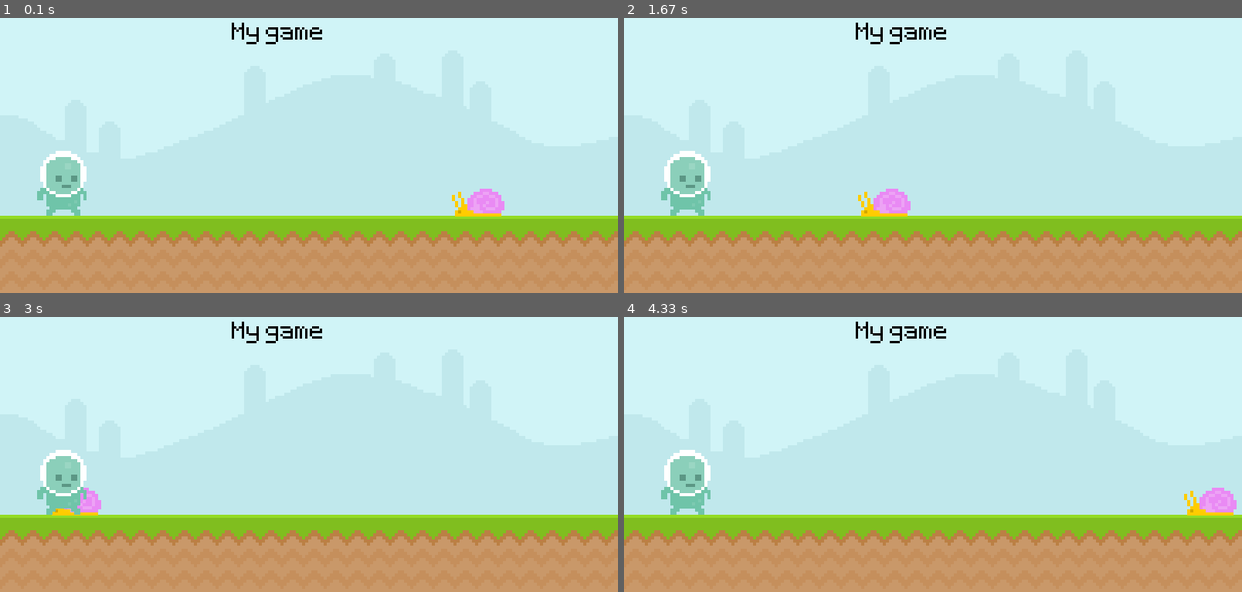
Above: before the commit, frames 1-4 (two rows, left to right).
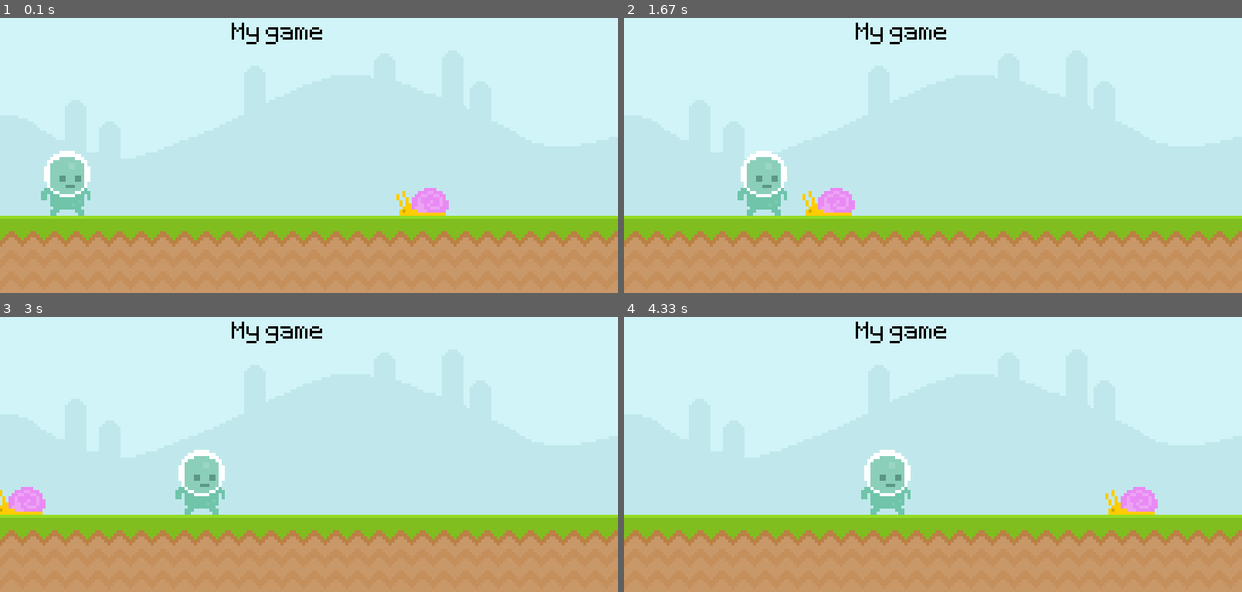
Above: after the commit, the same moments.

Repository: dimkauzh/Pygame-Platformer
Game: pygame game, started from main.py
Two runs of this game, one before a commit and one after it. Both use one fixed random seed, a clock stepped at 60 frames per second and the inputs below.
Inputs:
- Up to frame 1 (0.1 s): no input
- Up to frame 2 (1.67 s): no input
- Up to frame 3 (3 s): no input
- Up to frame 4 (4.33 s): no input

The runs differ from the first frame. In frame 1, 1.9% of the frame differs, in the area x 6-82%, y 48-73%; in frame 2, 4.1%, in the area x 6-47%, y 48-73%; in frame 3, 3.7%; in frame 4, 4.1%.

Commit message:
Update main.py

Diff:
--- a/main.py
+++ b/main.py
@@ -16,8 +16,9 @@
 font = pygame.font.Font("font/Pixeltype.ttf", 50)
 
 # Positions
+mouse_pos = pygame.mouse.get_pos()
 snail_x_pos = 600
-snail_y_pos = 265
+snail_y_pos = 300
 player_x_pos = 80
 player_y_pos = 300
 
@@ -33,8 +34,8 @@
     screen.blit(sky_surface, (0, 0))
     screen.blit(ground_surface, (0, 300))
     screen.blit(text_surface, (300, 50))
-    screen.blit(snail_surface, (snail_x_pos, snail_y_pos))
-    screen.blit(player_surface, (player_rect))
+    screen.blit(snail_surface, snail_rect)
+    screen.blit(player_surface, player_rect)
 
 # Surfaces
 sky_surface = pygame.image.load("graphics/Sky.png").convert()
@@ -47,6 +48,7 @@
 
 # Rectangles
 player_rect = player_surface.get_rect(midbottom = (player_x_pos, player_y_pos))
+snail_rect = snail_surface.get_rect(bottomright = (snail_x_pos, snail_y_pos))
 
 # While loop while the game is running
 while True:
@@ -56,11 +58,22 @@
     blits()
 
     # Moving the snail
-    snail_x_pos -= 3
+    snail_rect.x -= 3
 
     # Changes the direction that the snail goes
-    if snail_x_pos < -100:
-        snail_x_pos = 800
+    if snail_rect.right <= 0:
+        snail_rect.left = 800
+
+    # Making player move
+    player_rect.left += 1
+
+    # CollideRect
+    #if player_rect.colliderect(snail_rect):
+    #    print("Collision")
+
+    #Collidepoint mouse
+    if player_rect.collidepoint(mouse_pos):
+        print("Collision")
 
     # Update display
     pygame.display.update()
